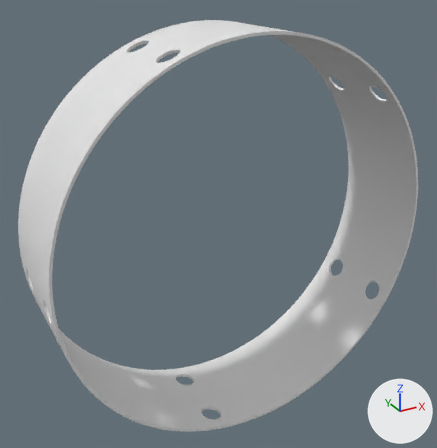
The glTF model viewer-lid-full/06.glb as it was, and as the next commit left it.
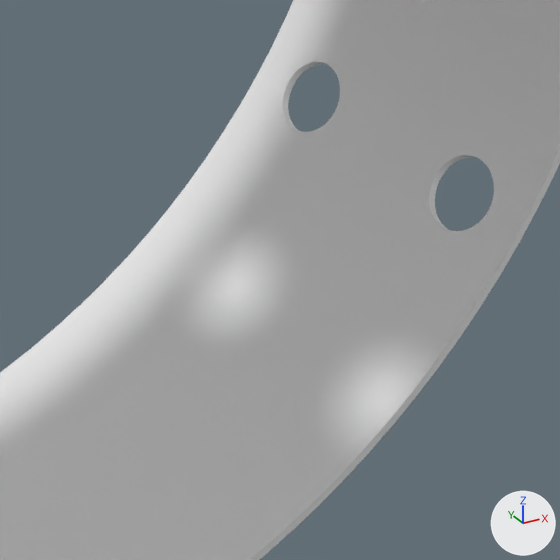
The first picture shows the older version from a 50 mm camera at (-87.6, -263.2, 78.5) aimed at (-3.3, -110.0, 1.9). The close-ups show the older and then the newer version on the part from 60% to 90% of the width and 55% to 84% of the height of that picture. Only the edits that show in the close-ups are written down. The lights are fixed; the arrows at lower right show +X, +Y and +Z. Where no turn or scale is listed for an object, it has been applied to the vertices.

Objects in the first close-up: '06_Lid_Inner_Tube.stl'.
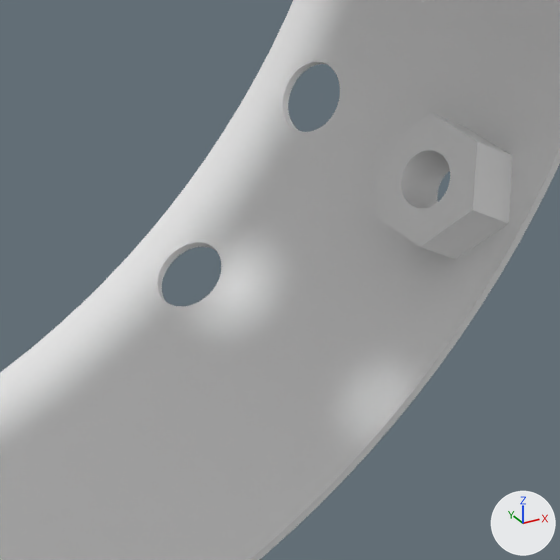
What the commit changed:
me_06_lid_inner_tube_stl is used by ob_06_lid_inner_tube_stl; location (0.0, 0.0, 0.0).
me_06_lid_inner_tube_stl had 3824 vertices, 7688 faces and spanned x -61.7..61.7, y -129.9..-95.7, z -61.6..61.6.
me_06_lid_inner_tube_stl now has 4488 vertices, 9024 faces and spans x -61.7..61.7, y -129.9..-95.7, z -61.6..61.6.
me_06_lid_inner_tube_stl part 1: 332 vertices added at x 37.3..42.8, y -106.2..-99.6, z -48.7..-43.8.
Other edits to the shape of me_06_lid_inner_tube_stl do not show in these pictures.
Mesh me_weldnuts is new.
It has 1320 vertices, 2640 faces and spans x -61.1..55.0, y -128.6..-117.1, z -60.5..57.8.
Object 'weldnuts' (ob_weldnuts) is new; it shows me_weldnuts.
Its location is (0.0, 0.0, 0.0).

What differs and where, as boxes [x1, y1, x2, y2] in the close-ups (560 x 560 px):
'weldnuts', added
    after: [375, 113, 512, 259]
part 1 of me_06_lid_inner_tube_stl, added
    after: [104, 184, 434, 475]
